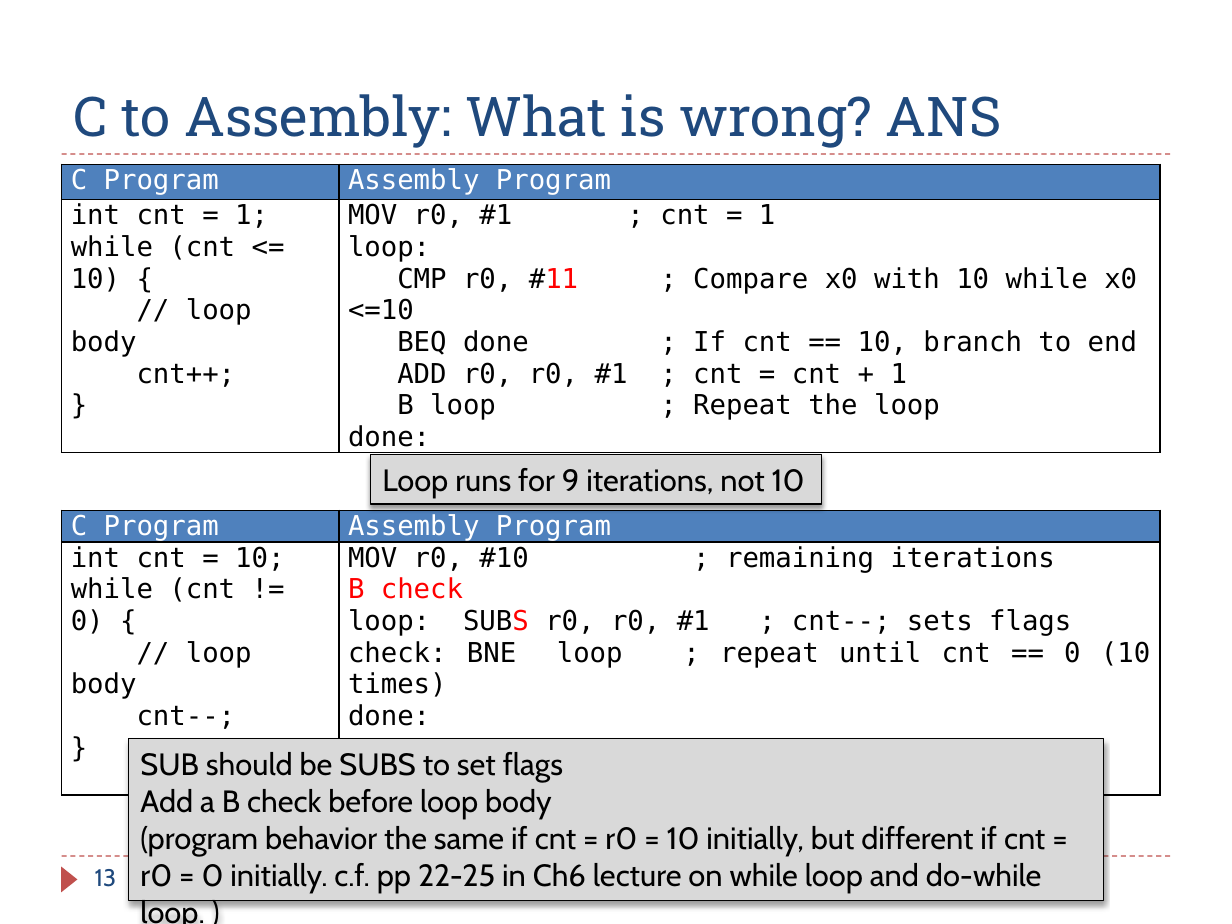
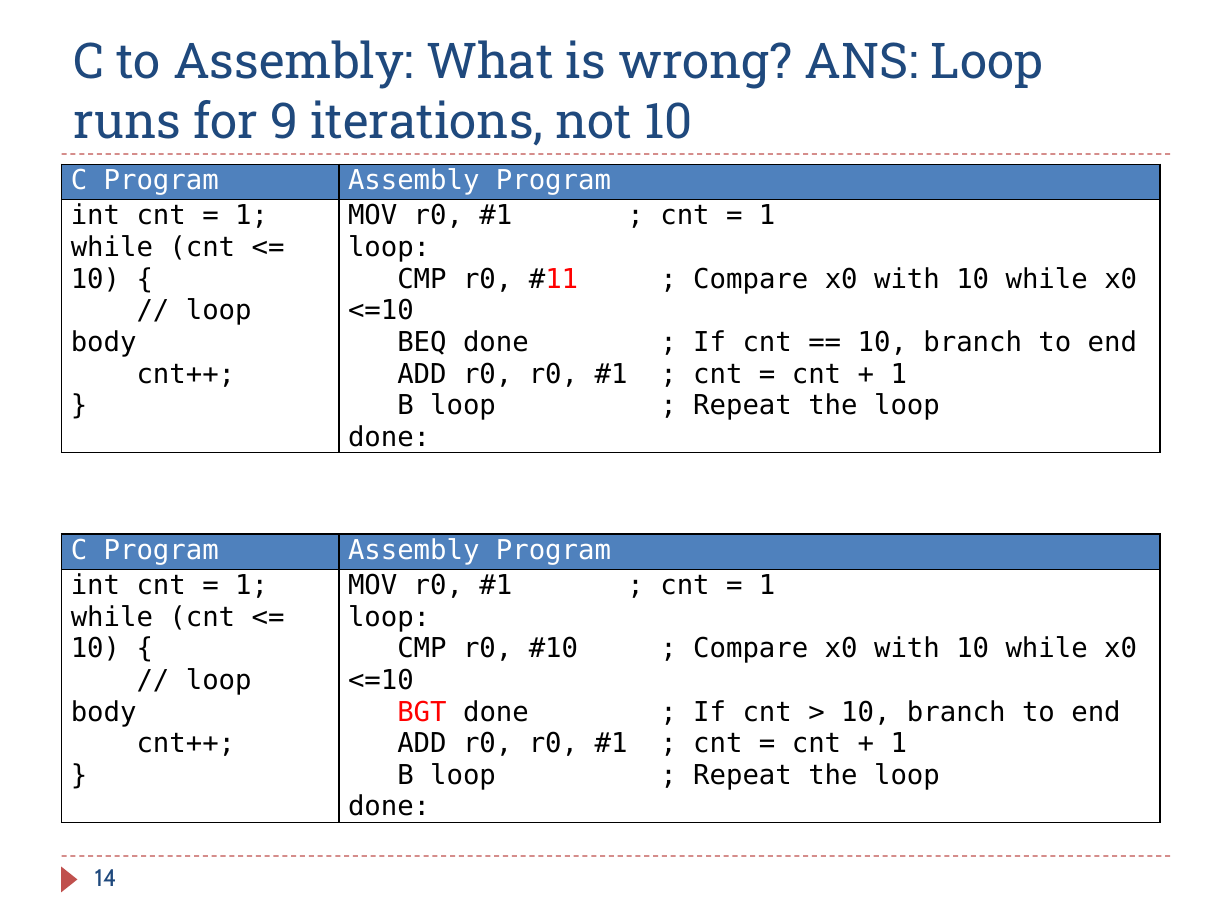
Before and after one commit to guhofstra/CSC111Fa25, a slide deck: slide 14 of PPTs/Ch6_ARM_Control_Flow_Exercises_ANS.pptx (slide 13 before the commit). Drawn at 1232x924 pixels with LibreOffice and Linux fonts; fonts in the diff are those of the drawing. Boxes give left, top, right and bottom in pixels: in the first picture for what was removed or moved away, otherwise in the second. Text is boxed around its words. In the diff, an @@ line names an element or a change of style, - is before the commit and + after.

```diff
--- a/PPTs/Ch6_ARM_Control_Flow_Exercises_ANS.pptx
+++ b/PPTs/Ch6_ARM_Control_Flow_Exercises_ANS.pptx
@@ title at (74,40,1044,146): text changed; size 32 to 28.8 pt @@
-C to Assembly: What is wrong? ANS
+C to Assembly: What is wrong? ANS: Loop runs for 9 iterations, not 10
@@ rectangle removed at (370,455,821,504) @@
-Loop runs for 9 iterations, not 10
@@ table at (62,533,1161,820) @@
-row 2, column 1: int cnt = 10; / while (cnt != 0) { / // loop body / cnt--; / }
+row 2, column 1: int cnt = 1; / while (cnt <= 10) { / // loop body / cnt++; / }
-row 2, column 2: MOV r0, #10 ; remaining iterations / B check / loop: SUBS r0, r0, #1 ; cnt--; sets flags / check: BNE loop ; repeat until cnt == 0 (10 times) / done:
+row 2, column 2: MOV r0, #1 ; cnt = 1 / loop: / CMP r0, #10 ; Compare x0 with 10 while x0 <=10 BGT done ; If cnt > 10, branch to end ADD r0, r0, #1 ; cnt = cnt + 1 B loop ; Repeat the loop / done:
@@ table: place and size @@
-table at (62,510,1161,772)
+table at (62,533,1161,820)
@@ rectangle removed at (128,739,1104,901) @@
-SUB should be SUBS to set flags
-Add a B check before loop body
-(program behavior the same if cnt = r0 = 10 initially, but different if cnt = r0 = 0 initially. c.f. pp 22-25 in Ch6 lecture on while loop and do-while loop. )
@@ page number at (95,869,117,886): text changed @@
-13
+14
```
Also in this commit, not shown: 9 other slides changed, 4 slides added, 2 slides removed, 1 other file.
